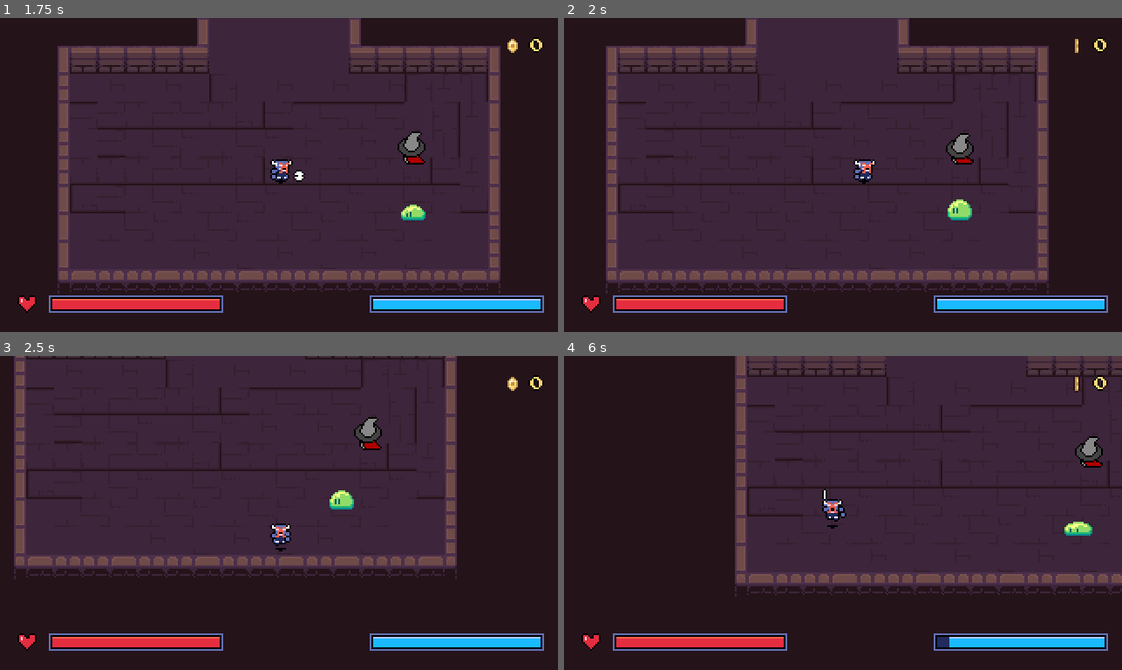
Above: before the commit, frames 1-4 (two rows, left to right).
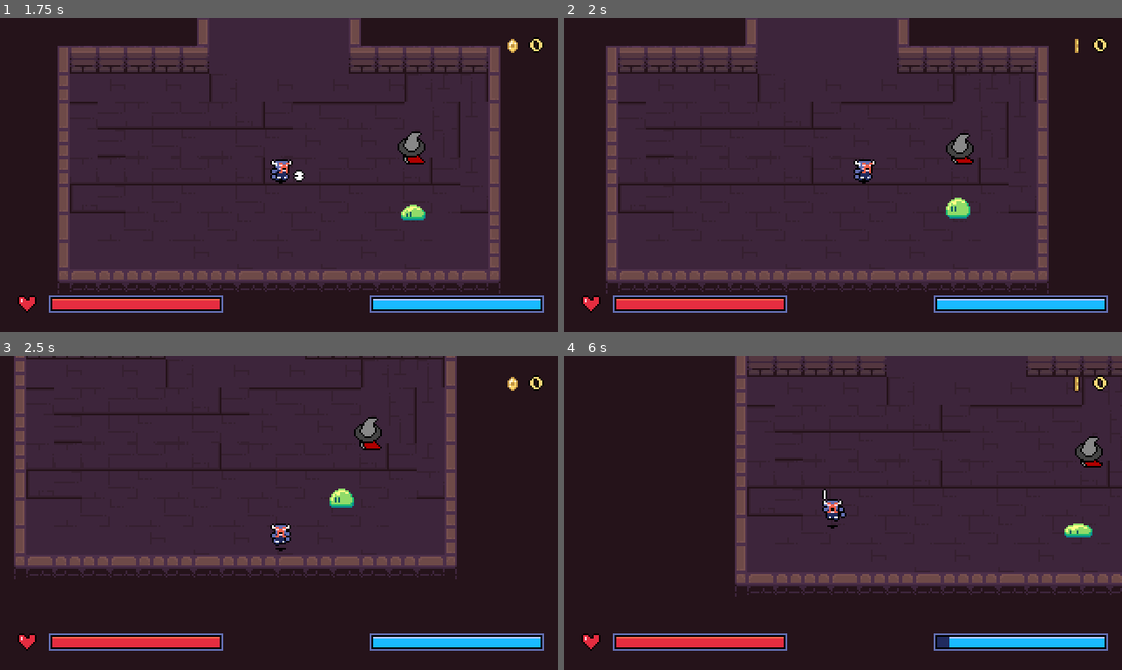
Above: after the commit, the same moments.

Repository: DaEpickid540/haven-2026
Game: Godot game, scene res://Scenes/main.tscn
Two runs of this game, one before a commit and one after it. Both use one fixed random seed, a clock stepped at 60 frames per second and the inputs below.
Inputs (mouse positions are in pixels of both pictures, inside the frame that each line leads up to):
- Up to frame 1 (1.75 s): click "Start Game" at 0.5 s; move the mouse to (401, 159) at 1.27 s; hold Right (right) from 1.28 s (still down); tap J (attack) at 1.35 s; click (401, 159) at 1.42 s
- Up to frame 2 (2 s): keep holding Right (right)
- Up to frame 3 (2.5 s): move the mouse to (167, 528) at 2.02 s; release Right (right) at 2.03 s; hold Down (down) from 2.03 s (still down); tap X (dash) at 2.1 s
- Up to frame 4 (6 s): move the mouse to (898, 443) at 2.77 s; release Down (down) at 2.78 s; hold Right (right) 2.78-3.53 s; hold E (interact) 2.78-3.53 s; move the mouse to (815, 575) at 3.52 s; hold Up (up) 3.53-4.28 s; tap J (attack) at 3.6, 5.85 s; click (815, 575) at 3.67 s; move the mouse to (1010, 560) at 4.27 s; hold X (dash) 4.28-5.03 s; hold Left (left) 4.28-5.78 s; move the mouse to (675, 465) at 5.02 s; tap E (interact) at 5.1 s; move the mouse to (870, 513) at 5.77 s; hold Down (down) from 5.78 s (still down); click (870, 513) at 5.92 s

Frame 1 is identical in both runs. In frame 2, 0.2% of the frame differs, in the area x 68-74%, y 57-65%; in frame 3, 0.1%; in frame 4, 0.2%.

Commit message:
trial fix
t

Diff:
--- a/Scripts/enemy.gd
+++ b/Scripts/enemy.gd
@@ -23,27 +23,24 @@
 	damage_area.area_entered.connect(_on_damage_area_entered)
 
 func _physics_process(delta: float) -> void:
-	if !dying:
-		var state = playback.get_current_node()
-		match state:
-			"Idle":
-				pass
-			"Chase":
-				var player = get_player()
-				if player is Player:
-					var direction := global_position.direction_to(player.global_position)
-					var distance_to_player := global_position.distance_to(player.global_position)
-					if distance_to_player >= stop_distance:
-						velocity = direction * SPEED
-					else:
-						velocity = Vector2.ZERO
-					if direction.x != 0.0:
-						sprite_2d.scale.x = sign(direction.x) * -1
-				else:
-					velocity = Vector2.ZERO
-				move_and_slide()
+	if dying:
+		animation_player.play("death")
+		return
+
+	# Movement is driven directly by the raycast line of sight, so the enemy
+	# moves along the same ray that is drawn with "Visible Collision Shapes".
+	if can_see_player():
+		var to_player := ray_cast_2d.global_transform.basis_xform(ray_cast_2d.target_position)
+		var direction := to_player.normalized()
+		if to_player.length() >= stop_distance:
+			velocity = direction * SPEED
+		else:
+			velocity = Vector2.ZERO
+		if direction.x != 0.0:
+			sprite_2d.scale.x = sign(direction.x) * -1
 	else:
-		animation_player.play("death")
+		velocity = Vector2.ZERO
+	move_and_slide()
 func get_player() -> Player:
 	return get_tree().get_first_node_in_group("player")
 
@@ -60,11 +57,15 @@
 func can_see_player() ->bool:
 	if not is_player_in_range():
 		return false
-		print("ah")
 	var player := get_player()
-	ray_cast_2d.target_position = player.global_position - global_position
-	var player_in_sight = not ray_cast_2d.is_colliding()
-	return player_in_sight
+	# target_position is in the raycast's local space.
+	ray_cast_2d.target_position = ray_cast_2d.to_local(player.global_position)
+	# Refresh the ray now; otherwise is_colliding() reports last frame's target.
+	ray_cast_2d.force_raycast_update()
+	if not ray_cast_2d.is_colliding():
+		return true
+	# Hitting the player itself still counts as seeing them.
+	return ray_cast_2d.get_collider() == player
 
 
 func take_damage(amount: int) -> void:
